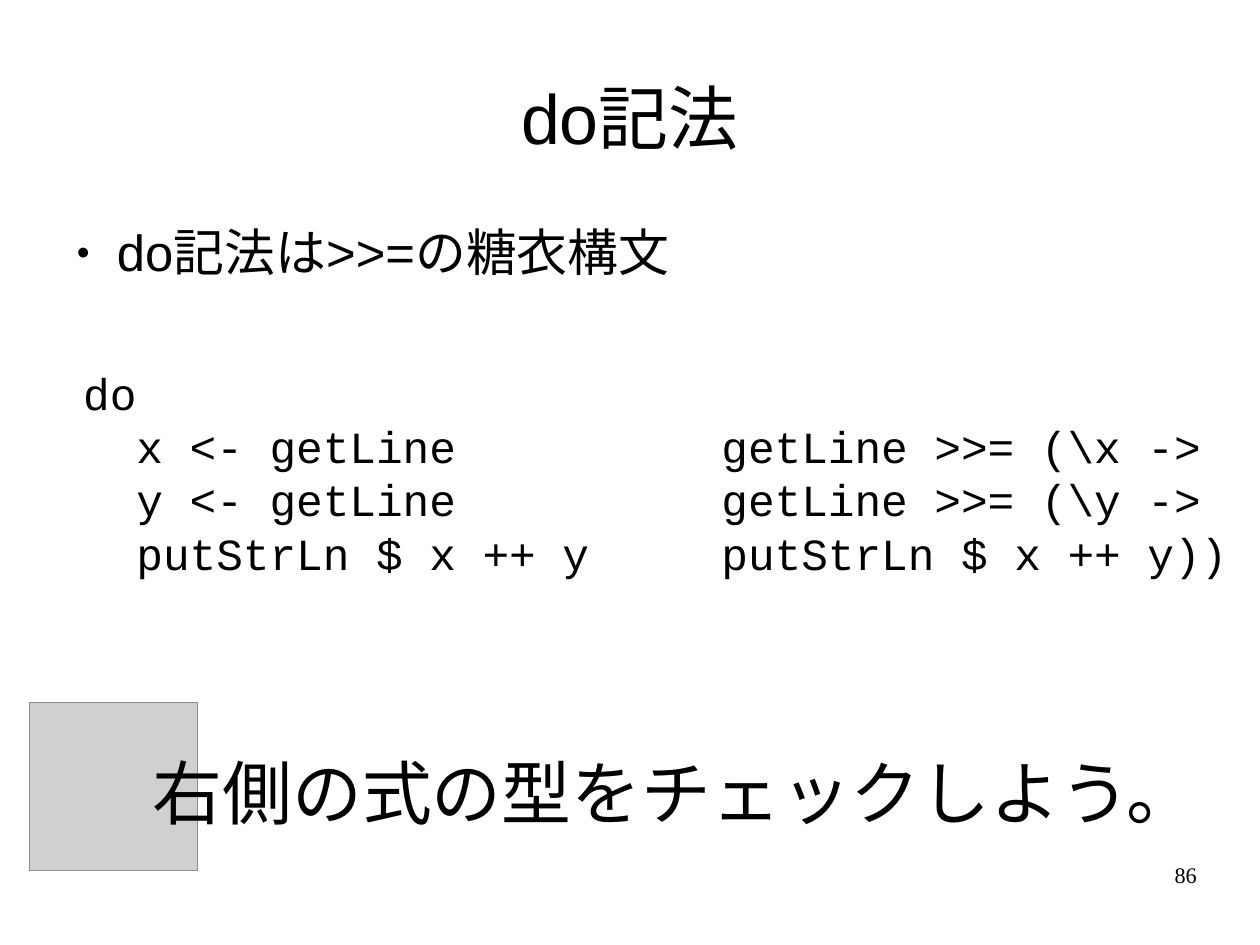
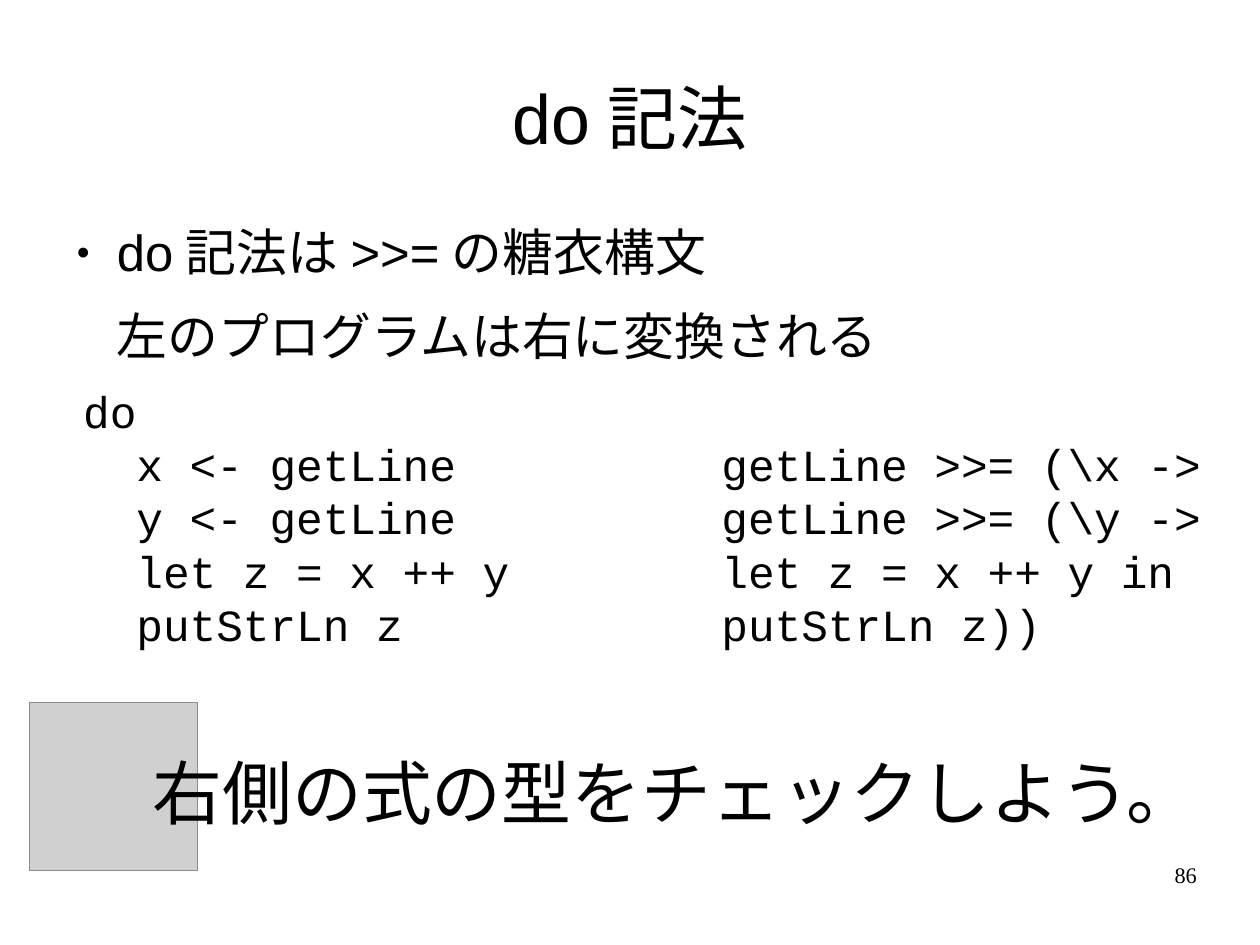
Before and after one commit to nushio3/learn-haskell, a slide deck: slide 86 of Tsukuba-2016.odp. Drawn at 1260x945 pixels with LibreOffice and Linux fonts; fonts in the diff are those of the drawing; grey boxes stand for pictures. Boxes give left, top, right and bottom in pixels: in the first picture for what was removed or moved away, otherwise in the second. Text is boxed around its words. In the diff, an @@ line names an element or a change of style, - is before the commit and + after.

```diff
--- a/Tsukuba-2016.odp
+++ b/Tsukuba-2016.odp
@@ text at box(117, 312, 878, 359): paragraph added @@
+左のプログラムは右に変換される
@@ text "do": place and size @@
-text "do" at box(83, 378, 589, 580)
+text "do" at box(83, 396, 510, 651)
@@ text "getLine >>= (\x ->": place and size @@
-text "getLine >>= (\x ->" at box(721, 432, 1227, 580)
+text "getLine >>= (\x ->" at box(721, 449, 1174, 651)
@@ text at box(136, 556, 510, 651): text changed @@
-putStrLn $ x ++ y
+let z = x ++ y
+putStrLn z
@@ text at box(721, 556, 1174, 651): text changed @@
-putStrLn $ x ++ y))
+let z = x ++ y in
+putStrLn z))
```
Also in this commit, not shown: 4 other slides changed, 2 slides added, 8 other files.
